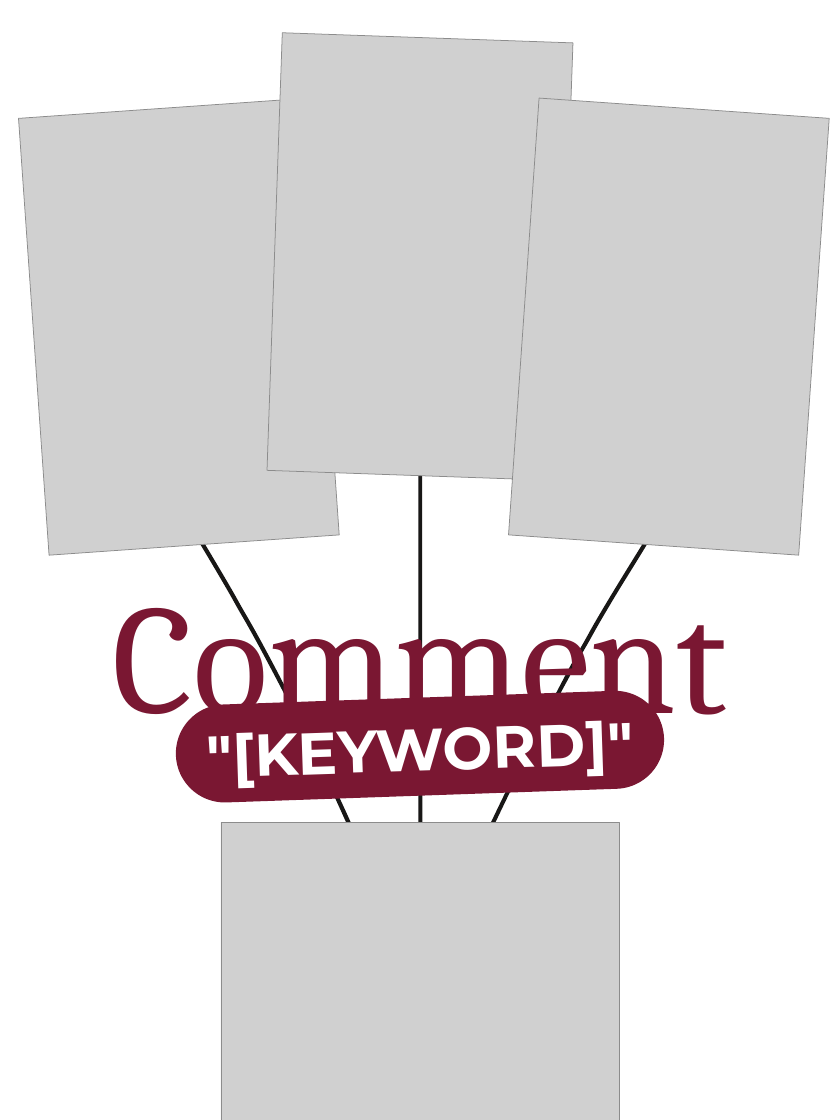
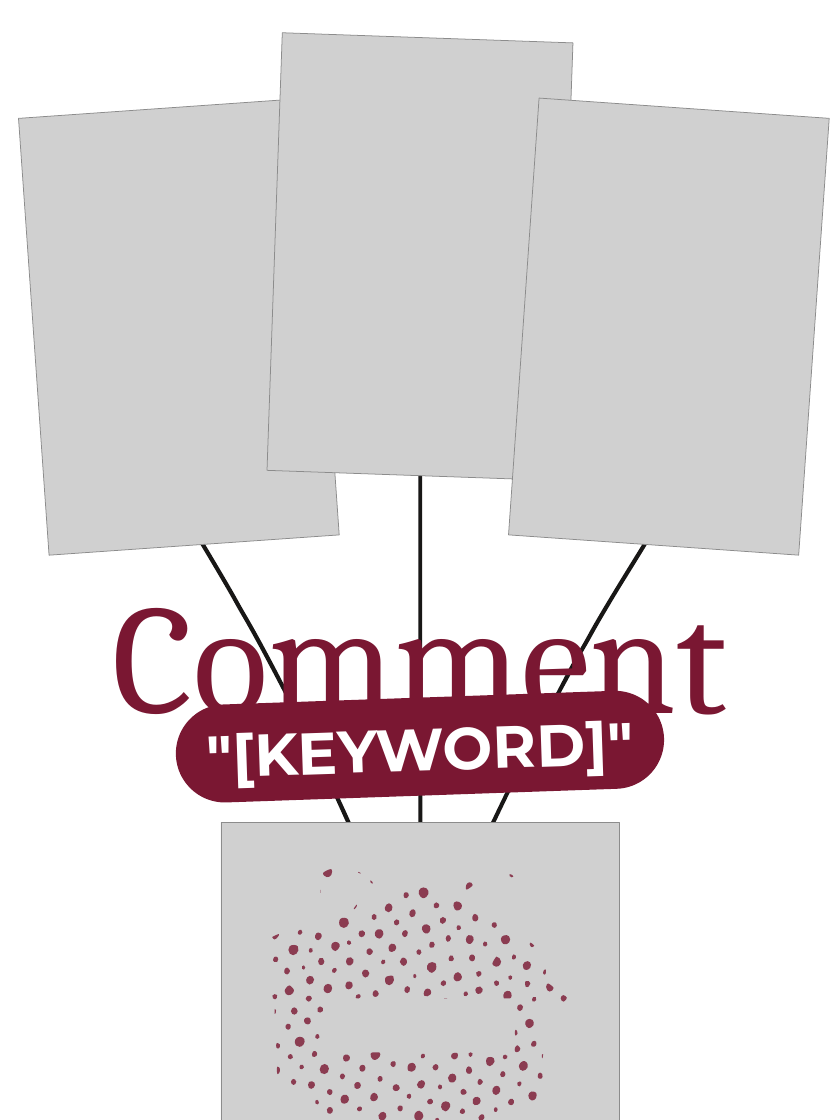
Before and after one commit to ScrollySocial/scrolly-engine, a slide deck: slide 7 of automation/reel-template-pack/10-three-people-to-gift-it-to/carousel/Template 10 - Three people to gift it to - Carousel.pptx. Drawn at 840x1120 pixels with LibreOffice and Linux fonts; fonts in the diff are those of the drawing; grey boxes stand for pictures; background and template pictures are left out. Boxes give left, top, right and bottom in pixels: in the first picture for what was removed or moved away, otherwise in the second. Text is boxed around its words. In the diff, an @@ line names an element or a change of style, - is before the commit and + after.

```diff
--- a/automation/reel-template-pack/10-three-people-to-gift-it-to/carousel/Template 10 - Three people to gift it to - Carousel.pptx
+++ b/automation/reel-template-pack/10-three-people-to-gift-it-to/carousel/Template 10 - Three people to gift it to - Carousel.pptx
@@ freeform shape added at (x1=221, y1=822, x2=619, y2=1120), fill #7A1732 at 80% opacity @@
```
Also in this commit, not shown: 5 other slides changed, 23 other files.
